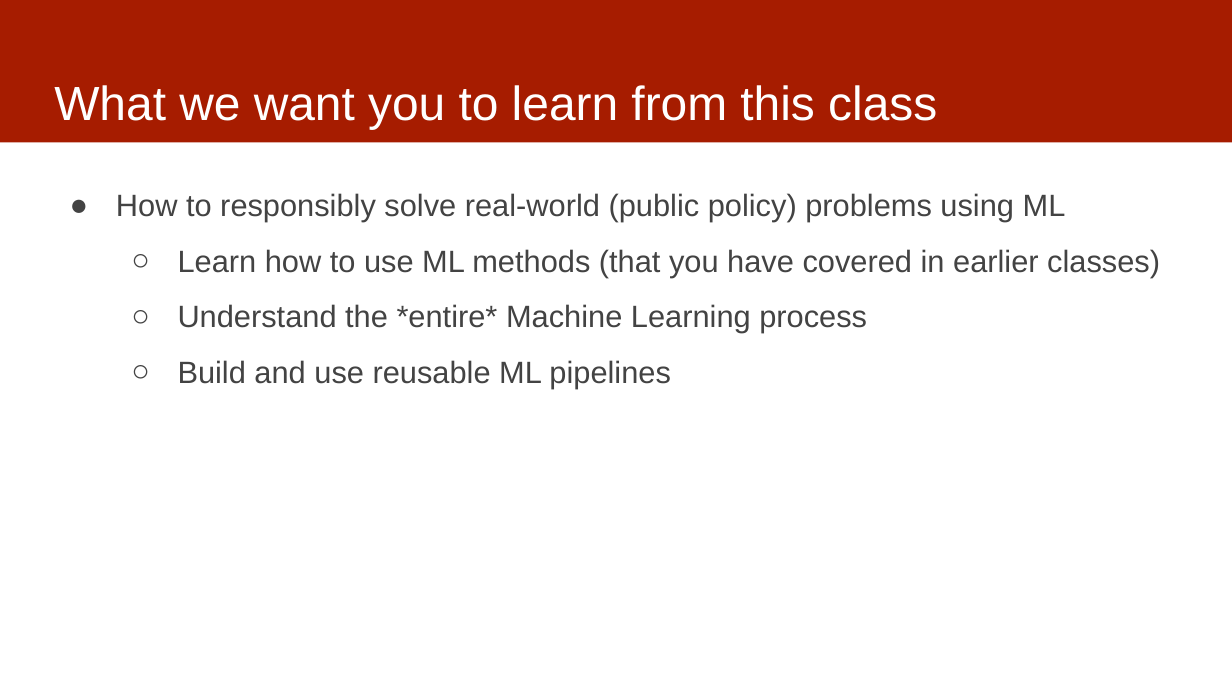
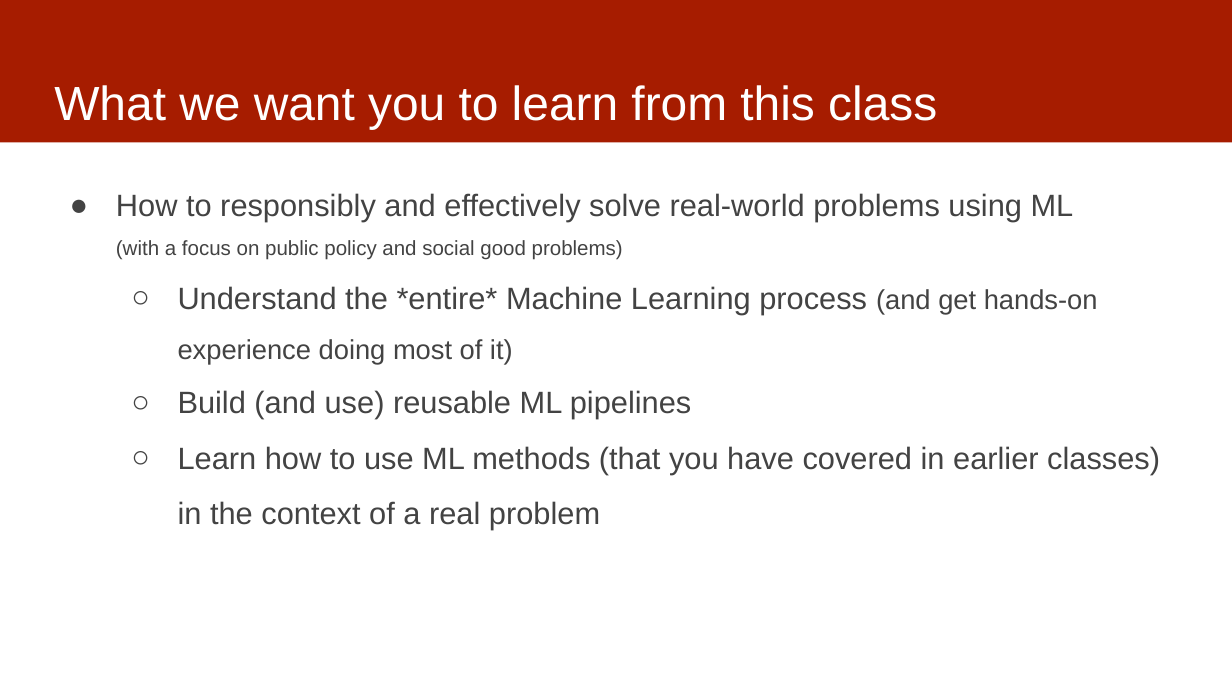
Before and after one commit to dssg/mlforpublicpolicylab, a slide deck: slide 2 of 01 - Intro and Scoping/Class1-Overview.pptx. Drawn at 1232x693 pixels with LibreOffice and Linux fonts; fonts in the diff are those of the drawing. Boxes give left, top, right and bottom in pixels: in the first picture for what was removed or moved away, otherwise in the second. Text is boxed around its words. In the diff, an @@ line names an element or a change of style, - is before the commit and + after.

Commit message:
updated slides

```diff
--- a/01 - Intro and Scoping/Class1-Overview.pptx
+++ b/01 - Intro and Scoping/Class1-Overview.pptx
@@ text at [116, 193, 1160, 530]: text changed @@
-● How to responsibly solve real-world (public policy) problems using ML
-  ○ Learn how to use ML methods (that you have covered in earlier classes)
-  ○ Understand the *entire* Machine Learning process
-  ○ Build and use reusable ML pipelines
+● How to responsibly and effectively solve real-world problems using ML
+  (with a focus on public policy and social good problems)
+  ○ Understand the *entire* Machine Learning process (and get hands-on experience doing most of it)
+  ○ Build (and use) reusable ML pipelines
+  ○ Learn how to use ML methods (that you have covered in earlier classes) in the context of a real problem
```
Also in this commit, not shown: 1 other slide changed.
